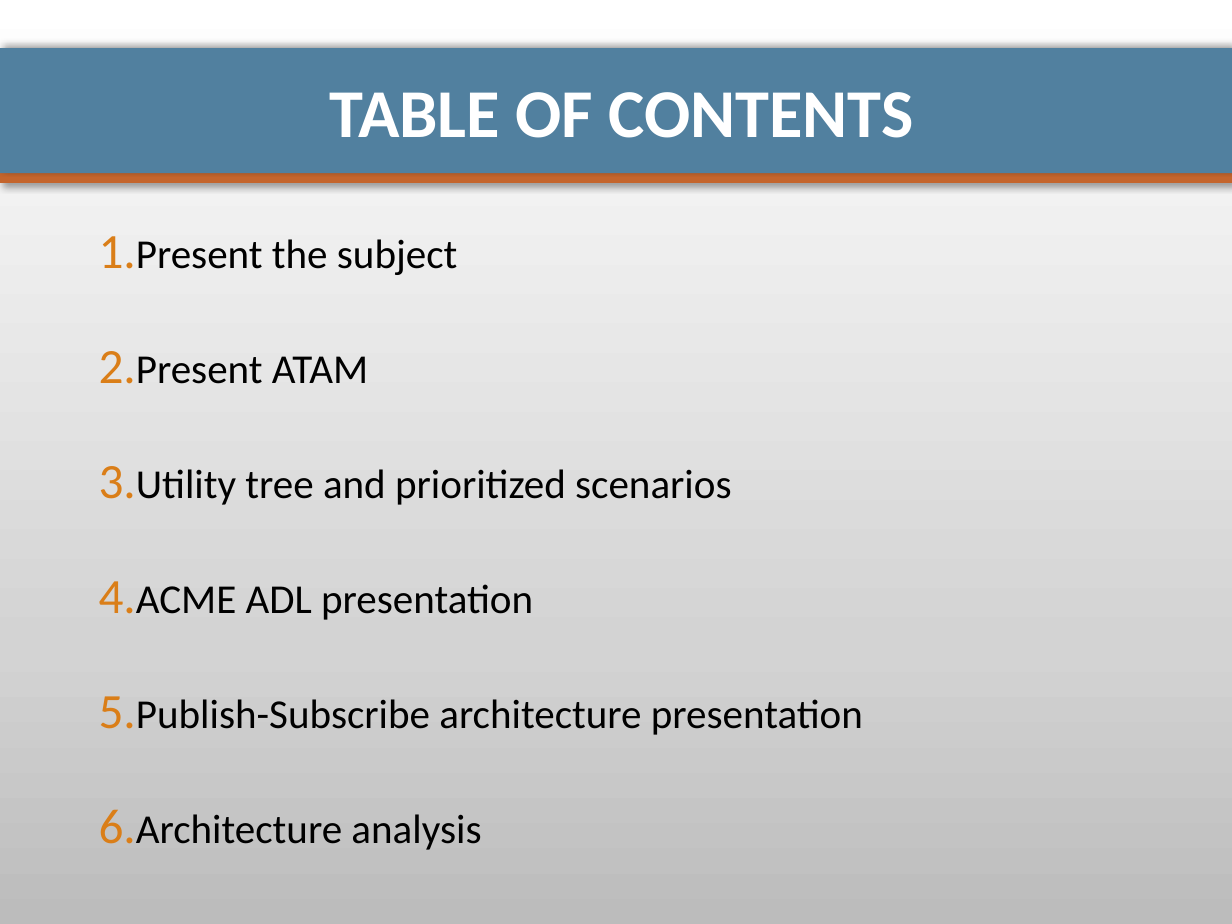
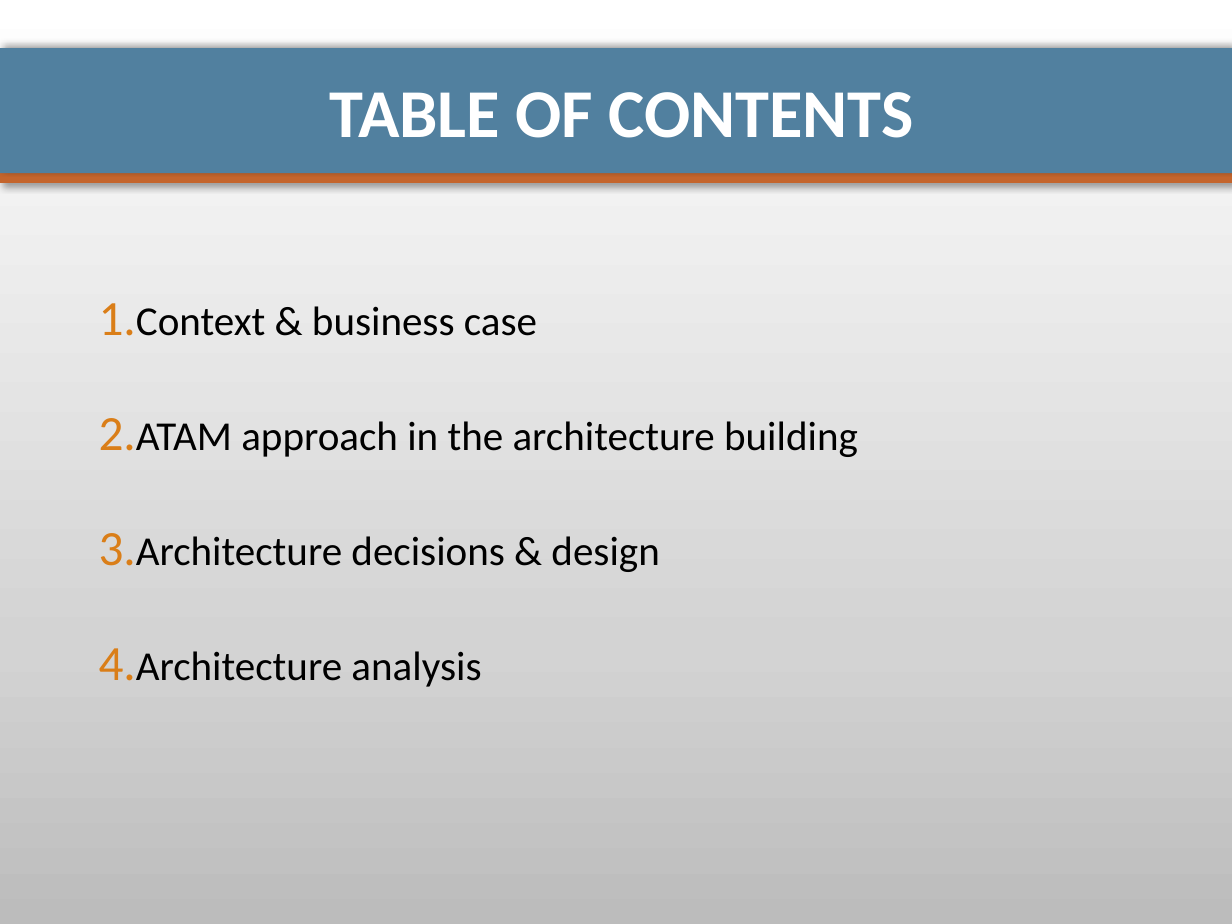
Before and after one commit to pierrealauzet/euroteam, a slide deck: slide 2 of Project 2/PartFinal/CS554_EuroTeam_Project2_Final_pierre.pptx. Drawn at 1232x924 pixels with LibreOffice and Linux fonts; fonts in the diff are those of the drawing. Boxes give left, top, right and bottom in pixels: in the first picture for what was removed or moved away, otherwise in the second. Text is boxed around its words. In the diff, an @@ line names an element or a change of style, - is before the commit and + after.

```diff
--- a/Project 2/PartFinal/CS554_EuroTeam_Project2_Final_pierre.pptx
+++ b/Project 2/PartFinal/CS554_EuroTeam_Project2_Final_pierre.pptx
@@ text "Context & business case": place and size @@
-text "Context & business case" at (136, 239, 863, 850)
+text "Context & business case" at (136, 306, 858, 687)
@@ text at (136, 306, 858, 572): text changed @@
-1. Present the subject
-2. Present ATAM
-3. Utility tree and prioritized scenarios
-4. ACME ADL presentation
-5. Publish-Subscribe architecture presentation
+1. Context & business case
+2. ATAM approach in the architecture building
+3. Architecture decisions & design
```
Also in this commit, not shown: 23 other slides changed, 9 slides added, 2 slides removed.
